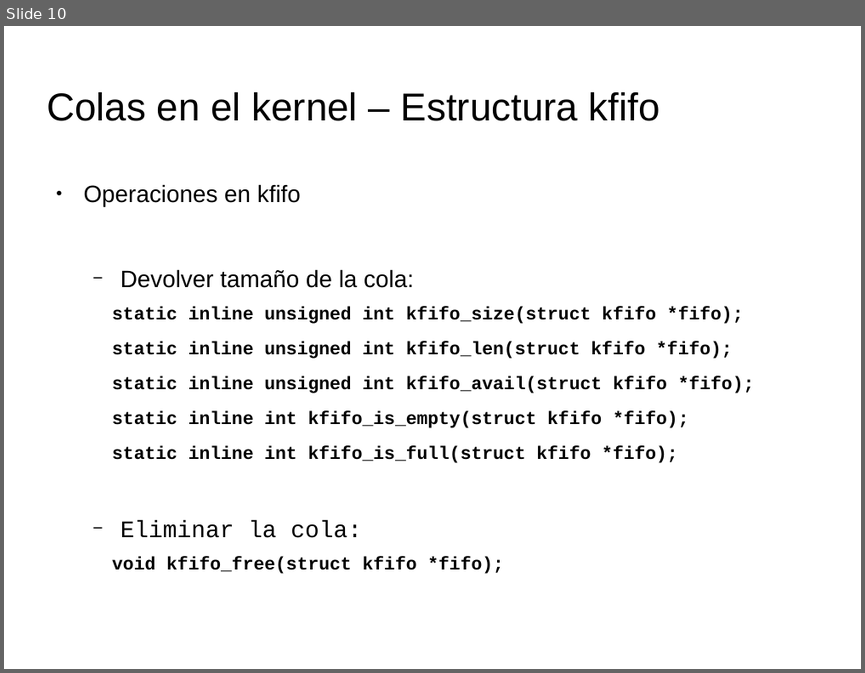
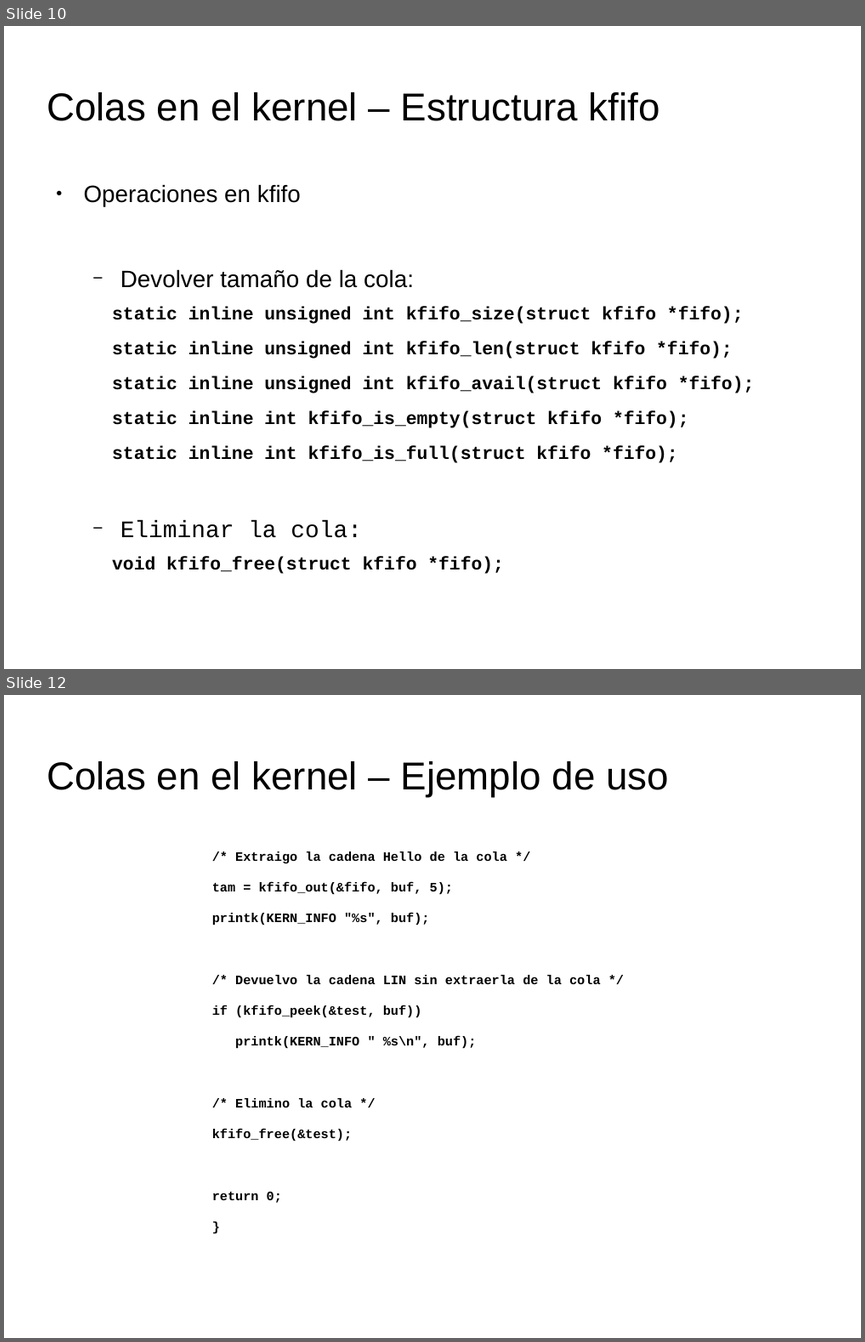
Before and after one commit to tombe85/lin, a slide deck: presentacion/EstructurasDeDatosKernelMigVersion.odp. Shown one above the other, each under a label of ours: slide 10 before the commit, slides 10 and 12 after it; the slides between them are not shown. The pictures are 865x673 and 865x1342 pixels, drawn with LibreOffice and Linux fonts; fonts in the diff are those of the drawing; background and template pictures are left out. Boxes give left, top, right and bottom in pixels: in the first picture for what was removed or moved away, otherwise in the second. Text is boxed around its words. In the diff, an @@ line names an element or a change of style, - is before the commit and + after.

Commit message:
Presentacion: añadido ejemplo cola

```diff
--- a/presentacion/EstructurasDeDatosKernelMigVersion.odp
+++ b/presentacion/EstructurasDeDatosKernelMigVersion.odp
@@ slide 12 added at bbox=[4, 695, 861, 1338], background picture (left out) @@
@@ title added at bbox=[46, 761, 669, 798], 36 pt, text #000000 @@
+Colas en el kernel – Ejemplo de uso
@@ text added at bbox=[212, 851, 601, 1202], 12 pt, text #000000, bold @@
+/* Extraigo la cadena Hello de la cola */
+tam = kfifo_out(&fifo, buf, 5);
+printk(KERN_INFO "%s", buf);
+/* Devuelvo la cadena LIN sin extraerla de la cola */
+if (kfifo_peek(&test, buf))
+printk(KERN_INFO " %s\n", buf);
+/* Elimino la cola */
+kfifo_free(&test);
+return 0;
+}
```
Also in this commit, not shown: 1 slide changed, 2 other slides added, 1 other file.
